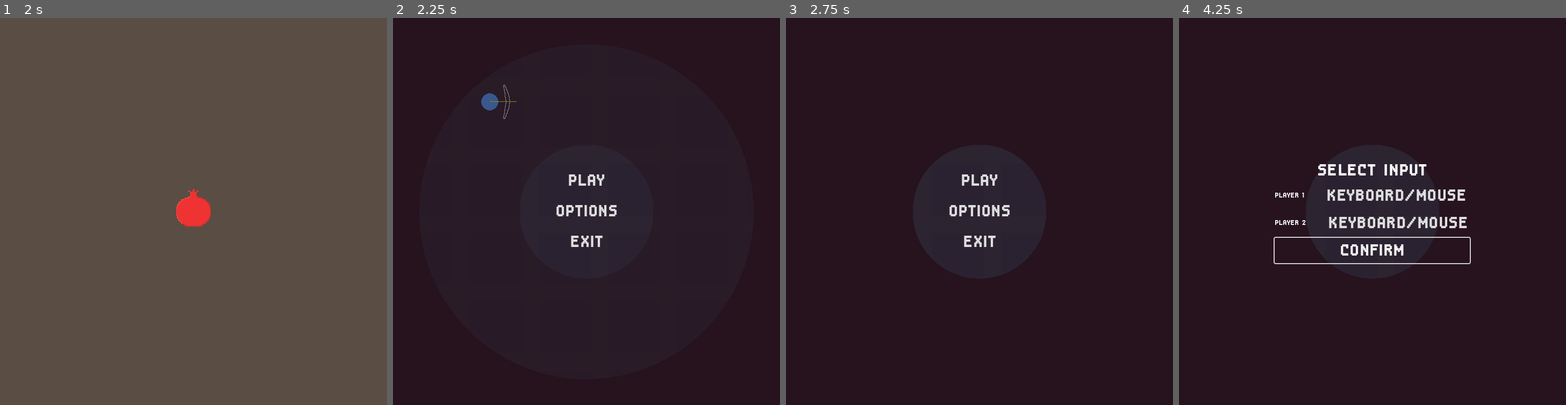
Above: before the commit, frames 1-4 (left to right).
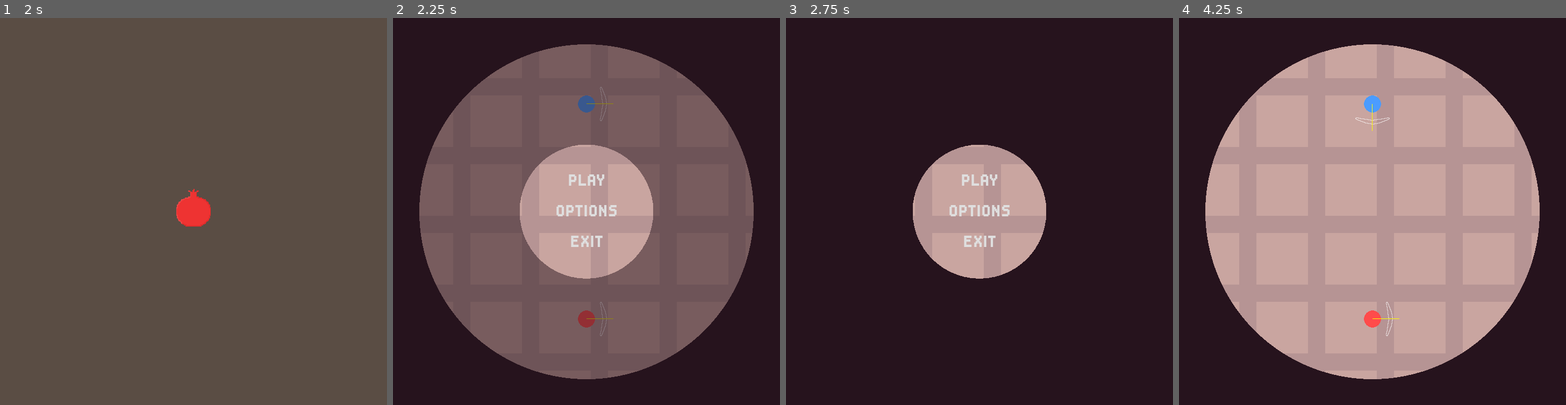
Above: after the commit, the same moments.

Repository: PMGRNTS/proj_reflection
Game: Godot game, scene res://scenes/main.tscn
Two runs of this game, one before a commit and one after it. Both use one fixed random seed, a clock stepped at 60 frames per second and the inputs below.
Inputs (mouse positions are in pixels of both pictures, inside the frame that each line leads up to):
- Up to frame 1 (2 s): tap Enter at 0.5 s; move the mouse to (278, 192) at 0.52 s; hold D (right) 0.53-1.28 s; hold Space (dash) 0.53-1.28 s; click (278, 192) at 0.8 s; move the mouse to (116, 230) at 1.27 s; hold S (down) from 1.28 s (still down); click (116, 230) at 1.35 s; tap Space (dash) at 1.55 s
- Up to frame 2 (2.25 s): tap Enter at 2 s; move the mouse to (625, 126) at 2.02 s; release S (down) at 2.03 s; hold D (right) from 2.03 s (still down); hold Space (dash) from 2.03 s (still down)
- Up to frame 3 (2.75 s): keep holding D (right); keep holding Space (dash); click (1018, 126) at 2.3 s
- Up to frame 4 (4.25 s): release D (right) at 2.75 s; release Space (dash) at 2.75 s; click "PLAY" at 2.75 s; click "CONFIRM" at 3.5 s

Frame 1 is identical in both runs. In frame 2, 58% of the frame differs, in the area x 6-94%, y 6-94%; in frame 3, 9.0%; in frame 4, 59%.

Commit message:
player 2
CHHHIIIIINNNNNNNGGGG!

Diff:
--- a/project.godot
+++ b/project.godot
@@ -20,12 +20,14 @@
 [autoload]
 
 GameManager="*res://scripts/game_manager.gd"
+InputManager="*res://scripts/input_manager.gd"
 
 [display]
 
 window/size/viewport_width=720
 window/size/viewport_height=720
 window/size/always_on_top=true
+window/stretch/mode="canvas_items"
 
 [global_group]
 
--- a/scenes/input_selection_menu.tscn
+++ b/scenes/input_selection_menu.tscn
@@ -57,5 +57,8 @@
 text = "CONTROLLER"
 
 [node name="Confirm" parent="CenterContainer/VBoxContainer" instance=ExtResource("3_g6gkf")]
+unique_name_in_owner = true
 layout_mode = 2
 text = "CONFIRM"
+
+[connection signal="pressed" from="CenterContainer/VBoxContainer/Confirm" to="." method="_on_confirm_pressed"]
--- a/scripts/game_manager.gd
+++ b/scripts/game_manager.gd
@@ -45,6 +45,10 @@
 	_show_main_menu()
 
 func start_game() -> void:
+	print("GameManager - Starting game with input settings:")
+	print("  P1 keyboard setting: ", p1_using_keyboard)
+	print("  P2 keyboard setting: ", p2_using_keyboard)
+
 	# Hide all menus
 	loading_screen.hide()
 	main_menu.hide()
@@ -55,13 +59,18 @@
 	current_scene_name = "game"
 	player_scores = [0, 0]
 
-	# Initialize players with their input preferences
-	var players = get_tree().get_nodes_in_group("player")
-	for player in players:
-		if player.player_index == 0:
-			player.using_keyboard = p1_using_keyboard
-		else:
-			player.using_keyboard = p2_using_keyboard
+	#Initialize input preferences
+	InputManager.register_player(
+		0,
+		InputManager.InputDevice.KEYBOARD if p1_using_keyboard else InputManager.InputDevice.CONTROLLER,
+		0 if not p1_using_keyboard else -1
+	)
+
+	InputManager.register_player(
+		1,
+		InputManager.InputDevice.KEYBOARD if p2_using_keyboard else InputManager.InputDevice.CONTROLLER,
+		0 if not p2_using_keyboard else -1
+	)
 
 	# Reset players to starting positions
 	players_manager.reset_players()
--- /dev/null
+++ b/scripts/input_manager.gd
@@ -0,0 +1,82 @@
+extends Node
+
+var player_configs := {}
+
+enum InputDevice { KEYBOARD, CONTROLLER }
+
+# Separating movement and aim actions for clarity
+const ACTIONS := {
+	InputDevice.KEYBOARD: {
+		"move": "get_keyboard_movement",
+		"aim": "get_keyboard_aim",
+		"fire": "keyboard_fire_pressed",
+		"dash": "keyboard_dash_pressed"
+	},
+	InputDevice.CONTROLLER: {
+		"move": "get_controller_movement",
+		"aim": "get_controller_aim",
+		"fire": "controller_fire_pressed",
+		"dash": "controller_dash_pressed"
+	}
+}
+
+func register_player(player_id: int, device: InputDevice, controller_id: int = -1):
+	player_configs[player_id] = {
+		"device": device,
+		"controller_id": controller_id
+	}
+	print("Registered player ", player_id, " with device: ", device, " controller_id: ", controller_id)
+
+# Separate movement and aim getters
+func get_movement(player_id: int) -> Vector2:
+	var config = player_configs.get(player_id)
+	if not config:
+		return Vector2.ZERO
+
+	return call(ACTIONS[config.device].move, player_id)
+
+func get_aim(player_id: int) -> Vector2:
+	var config = player_configs.get(player_id)
+	if not config:
+		return Vector2.RIGHT
+
+	return call(ACTIONS[config.device].aim, player_id)
+
+# Movement implementations
+func get_keyboard_movement(player_id: int) -> Vector2:
+	var suffix = "_p2" if player_id == 1 else ""
+	return Vector2(
+		float(Input.is_action_pressed("right" + suffix)) - float(Input.is_action_pressed("left" + suffix)),
+		float(Input.is_action_pressed("down" + suffix)) - float(Input.is_action_pressed("up" + suffix))
+	).normalized()
+
+func get_controller_movement(player_id: int) -> Vector2:
+	var config = player_configs.get(player_id)
+	if not config or config.controller_id == -1:
+		return Vector2.ZERO
+
+	# Left stick for movement
+	return Vector2(
+		Input.get_joy_axis(config.controller_id, JOY_AXIS_LEFT_X),
+		Input.get_joy_axis(config.controller_id, JOY_AXIS_LEFT_Y)
+	)
+
+# Aim implementations
+func get_keyboard_aim(player_id: int, player_position: Vector2) -> Vector2:
+	# Calculate aim direction from player position to mouse position
+	return (get_viewport().get_mouse_position() - player_position).normalized()
+
+
+func get_controller_aim(player_id: int) -> Vector2:
+	var config = player_configs.get(player_id)
+	if not config or config.controller_id == -1:
+		return Vector2.RIGHT
+
+	# Right stick for aiming
+	var aim = Vector2(
+		Input.get_joy_axis(config.controller_id, JOY_AXIS_RIGHT_X),
+		Input.get_joy_axis(config.controller_id, JOY_AXIS_RIGHT_Y)
+	)
+
+	# Return default direction if stick is in deadzone
+	return aim if aim.length() > 0.2 else Vector2.RIGHT
--- a/scripts/input_selection_menu.gd
+++ b/scripts/input_selection_menu.gd
@@ -53,3 +53,7 @@
 		p1_toggle.get_state() == "keyboard",
 		p2_toggle.get_state() == "keyboard")
 	hide()
+
+
+func _on_confirm_pressed() -> void:
+	pass # Replace with function body.
--- a/scripts/player.gd
+++ b/scripts/player.gd
@@ -1,11 +1,9 @@
 extends CharacterBody2D
 
 signal player_hit(player_index: int)
-# In player.gd, add these new variables near the top
-var using_keyboard := false
+
+# Exported Variables
 @export var player_color := Color("4b9cff") # Default blue for P1
-# New variable for laser line
-var debug_ray_line: Line2D  # To visualize raycast direction
 @export var max_hp = 150
 @export var speed = 200
 @export var accel = 1300
@@ -13,54 +11,67 @@
 @export var dash_duration = 0.08
 @export var dash_cooldown_time = 1.0
 @export var dash_distance := 150.0  # Distance to dash in pixels
-@onready var dash_dur = $DashDur
-@onready var dash_cooldown = $DashCooldown
-@onready var reflect_area = $ReflectArea
-@onready var reflect_hitbox = $ReflectArea/Hitbox
+@export var controller_aim_speed := 5.0  # Speed multiplier for controller aim rotation
+@export var player_index := 0  # 0 for P1, 1 for P2
+@export var trail_length := 20  # More points = longer trail
+@export var trail_width := 15.0
+@export var trail_color := Color(0.9, 0.9, 1.0, 0.8)  # Slightly transparent white
+@export var shadow_color := Color(0.2, 0.4, 0.8, 0.4)  # Ethereal blue shadow
+@export var laser_range := 1000.0
+@export var laser_damage := 35
+@export var fire_rate := 0.75  # Time between shots in seconds
+
+# Regular Variables
+var using_keyboard := false
+var debug_ray_line: Line2D  # To visualize raycast direction
 var current_hp = max_hp
 var look_direction = Vector2.ZERO
 var is_dashing = false
 var can_dash = true
 var dash_target := Vector2.ZERO
 var aim_angle := 0.0  # Track rotation angle for controller aim
-@export var controller_aim_speed := 5.0  # Speed multiplier for controller aim rotation
-@export var player_index := 0  # 0 for P1, 1 for P2
-@export var trail_length := 30  # More points = longer trail
-@export var trail_width := 12.0
-@export var trail_color := Color(0.9, 0.9, 1.0, 0.8)  # Slightly transparent white
-@export var shadow_color := Color(0.2, 0.4, 0.8, 0.4)  # Ethereal blue shadow
-
-
-@export var laser_range := 1000.0
-@export var laser_damage := 35
-@export var fire_rate := 0.75  # Time between shots in seconds
 var can_fire := true
+var time_passed := 0.0  # Used for our sine wave effect
+var trail_points: Array[Vector2] = []
+var laser_line: Line2D
+
+# Onready Variables (Node References)
+@onready var dash_dur = $DashDur
+@onready var dash_cooldown = $DashCooldown
+@onready var reflect_area = $ReflectArea
+@onready var reflect_hitbox = $ReflectArea/Hitbox
 @onready var laser_raycast := $LaserRaycast
 @onready var fire_cooldown := $FireCooldown
-
-var time_passed := 0.0  # Used for our sine wave effect
-# Node references for our trails
 @onready var main_trail := $MainTrail
 @onready var shadow_trail := $ShadowTrail
-var trail_points: Array[Vector2] = []
-var laser_line: Line2D
+
+
 var input_suffix: String:
 	get:
-		return "_p2" if player_index == 1 else ""
+		# Change this from current version
+		# return "_p2" if player_index == 1 else ""
+
+		# To explicitly set suffix when index changes
+		if player_index == 0:
+			return ""
+		else:
+			return "_p2"
 
 func _ready():
-	print("Initializing player with index:", player_index)
-	# Set player color first, before anything else uses it
+	await get_tree().process_frame
+
+	# Now set up with correct index
 	if player_index == 0:
 		player_color = Color("4b9cff")  # P1 is blue
-		# P1 gets keyboard if no controllers
-		using_keyboard = Input.get_connected_joypads().size() == 0
 	else:
 		player_color = Color("ff4b4b")  # P2 is red
-		# P2 gets keyboard if exactly 1 controller
-		using_keyboard = Input.get_connected_joypads().size() == 1
+
+	print("Player ", player_index, " initialized with index-specific settings")
+	print("Using keyboard: ", using_keyboard)
+	print("Input suffix: ", input_suffix)
 	print("Player", player_index, "color set to:", player_color)
-
+	print("Player ", player_index, " initialized with keyboard: ", using_keyboard)
+	print("Available controllers: ", Input.get_connected_joypads())
 	# Add debug raycast line
 	debug_ray_line = Line2D.new()
 	add_child(debug_ray_line)
@@ -147,12 +158,31 @@
 
 	else:
 		main_trail.width = trail_width
-		shadow_trail.width = trail_width * 1.5
+		shadow_trail.width = trail_width * 2.5
 		main_trail.default_color = trail_color
 		shadow_trail.default_color = shadow_color
 
-func _physics_process(delta):
-	var axis = get_input_axis()
+func _physics_process(delta: float) -> void:
+	# Handle movement
+	velocity = InputManager.get_movement(player_index) * speed
+	move_and_slide()
+
+	# Get the player's input configuration
+	var config = InputManager.player_configs.get(player_index)
+	if not config:
+		return
+
+	# Handle aim based on input device
+	var aim_direction: Vector2
+	if config.device == InputManager.InputDevice.KEYBOARD:
+		aim_direction = InputManager.get_keyboard_aim(player_index, global_position)
+	else:
+		aim_direction = InputManager.get_controller_aim(player_index)
+
+	# Only update aim if we got valid input
+	if aim_direction != Vector2.ZERO:
+		look_direction = aim_direction
+		reflect_area.rotation = aim_direction.angle()
 
 	if is_dashing:
 		var distance_to_target = global_position.distance_to(dash_target)
@@ -162,13 +192,7 @@
 			is_dashing = false
 			velocity = Vector2.ZERO
 			global_position = dash_target
-	else:
-		if axis == Vector2.ZERO:
-			velocity = velocity.move_toward(Vector2.ZERO, accel * delta)
-		else:
-			velocity = velocity.move_toward(axis * speed, accel * delta)
-
-	move_and_slide()
+
 
 func get_input_axis() -> Vector2:
 	var axis = Vector2.ZERO
@@ -179,15 +203,17 @@
 		axis.y = int(Input.is_action_pressed("down" + input_suffix)) - int(Input.is_action_pressed("up" + input_suffix))
 	else:
 		# Controller movement
-		axis = Vector2(
-			Input.get_joy_axis(player_index, JOY_AXIS_LEFT_X),
-			Input.get_joy_axis(player_index, JOY_AXIS_LEFT_Y)
-		)
+		# Get the first connected controller if we're player 2, or second if we're player 1 using controller
+		var controller_id = player_index
+		if Input.get_connected_joypads().size() > controller_id:
+			axis = Vector2(
+				Input.get_joy_axis(Input.get_connected_joypads()[controller_id], JOY_AXIS_LEFT_X),
+				Input.get_joy_axis(Input.get_connected_joypads()[controller_id], JOY_AXIS_LEFT_Y)
+			)
 		# Apply deadzone
 		if axis.length() < 0.2:
 			axis = Vector2.ZERO
-
-	return axis.normalized()
+	return axis
 
 func _setup_trails():
 	# Set up main white trail
--- a/scripts/players_manager.gd
+++ b/scripts/players_manager.gd
@@ -7,26 +7,40 @@
 var players: Array[CharacterBody2D] = []
 
 func _ready():
+	# We need to assign player indices before calling reset_players
+	# Get references to our player nodes
+	var player1 = get_node("Player")
+	var player2 = get_node("Player2")
+
+	# Explicitly set their indices
+	if player1:
+		player1.player_index = 0
+		print("Set Player 1 index to: ", player1.player_index)
+
+	if player2:
+		player2.player_index = 1  # This is the critical change
+		print("Set Player 2 index to: ", player2.player_index)
+
+	# Now we can add them to our players array and reset positions
+	players = [player1, player2]
 	reset_players()
-	setup_existing_players()
 
 
 func setup_existing_players():
-	# New code with more explicit setup and debugging
 	var player1 = get_node("Player")
 	var player2 = get_node("Player2")
 
-	print("Found players:", player1 != null, player2 != null)
+	print("Setting up players...")
 
 	if player1:
 		player1.player_index = 0  # First player
 		players.append(player1)
-		print("Set up Player 1")
+		print("Player 1 index set to: ", player1.player_index)
 
 	if player2:
 		player2.player_index = 1  # Second player
 		players.append(player2)
-		print("Set up Player 2")
+		print("Player 2 index set to: ", player2.player_index)
 
 func reset_players():
 	for i in players.size():
Binary file changed: assets/sprites/tile.png
